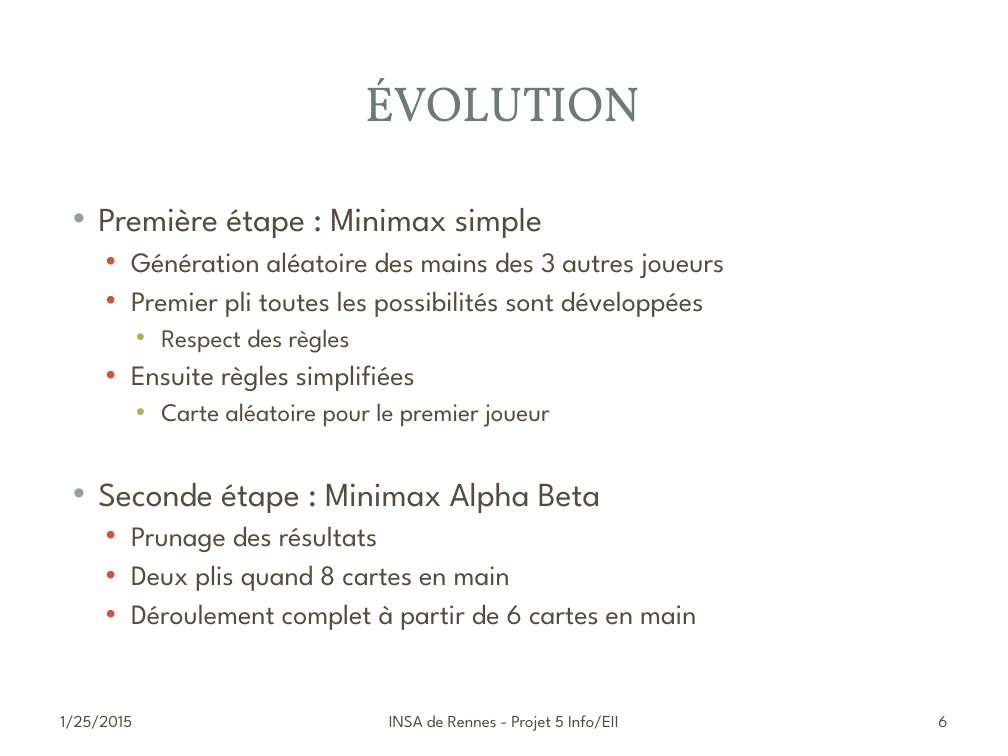
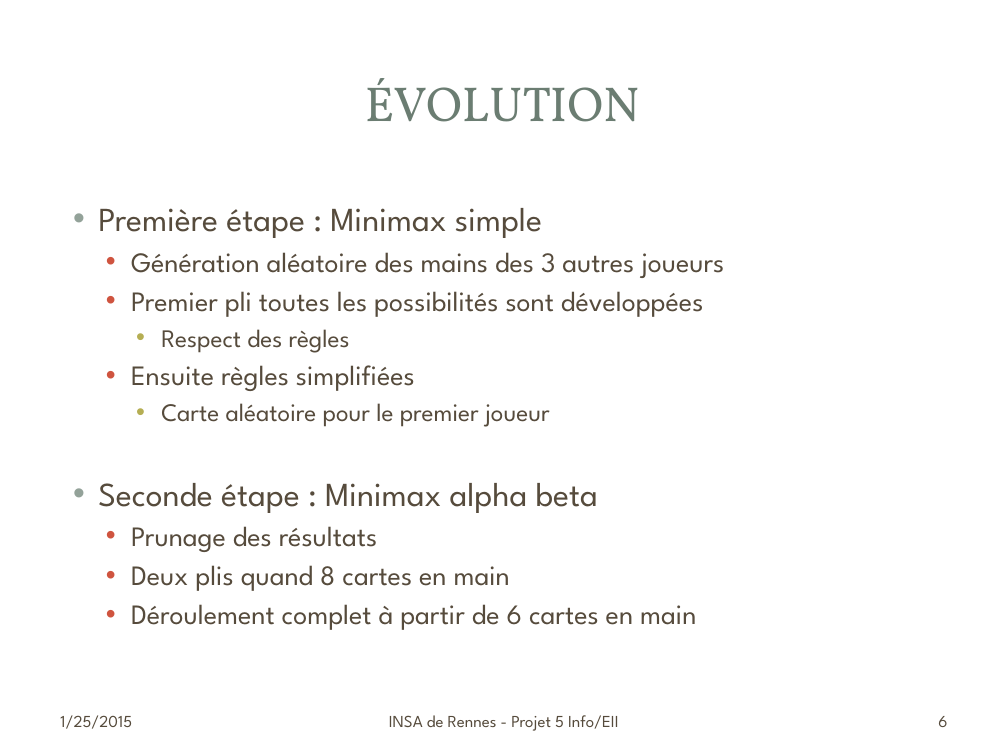
Before and after one commit to aurrelhebert/Projet_Belote, a slide deck: slide 6 of doc/presentation.pptx. Drawn at 1008x756 pixels with LibreOffice and Linux fonts; fonts in the diff are those of the drawing; background and template pictures are left out. Boxes give left, top, right and bottom in pixels: in the first picture for what was removed or moved away, otherwise in the second. Text is boxed around its words. In the diff, an @@ line names an element or a change of style, - is before the commit and + after.

```diff
--- a/doc/presentation.pptx
+++ b/doc/presentation.pptx
@@ text at box(98, 483, 598, 513): text changed @@
-• Seconde étape : Minimax Alpha Beta
+• Seconde étape : Minimax alpha beta
```
Also in this commit, not shown: 3 other slides changed.
